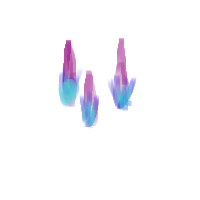
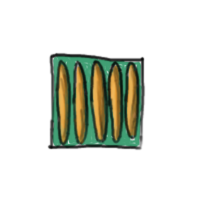
The second 200x200 image is a revision of the first. Changes to its layers:
added layer "spice lines" above "spice shadow" over [47, 52, 146, 151]
added layer "spice shadow" above "spice highlight" over [58, 58, 140, 146]
added layer "spice highlight" (soft light) above "spice color" over [55, 63, 134, 146]
added layer "spice color" above "spice background" over [56, 61, 139, 145]
added layer "spice background" above "psi color" over [51, 54, 143, 149]
hid "psi color" over [58, 38, 137, 129]
